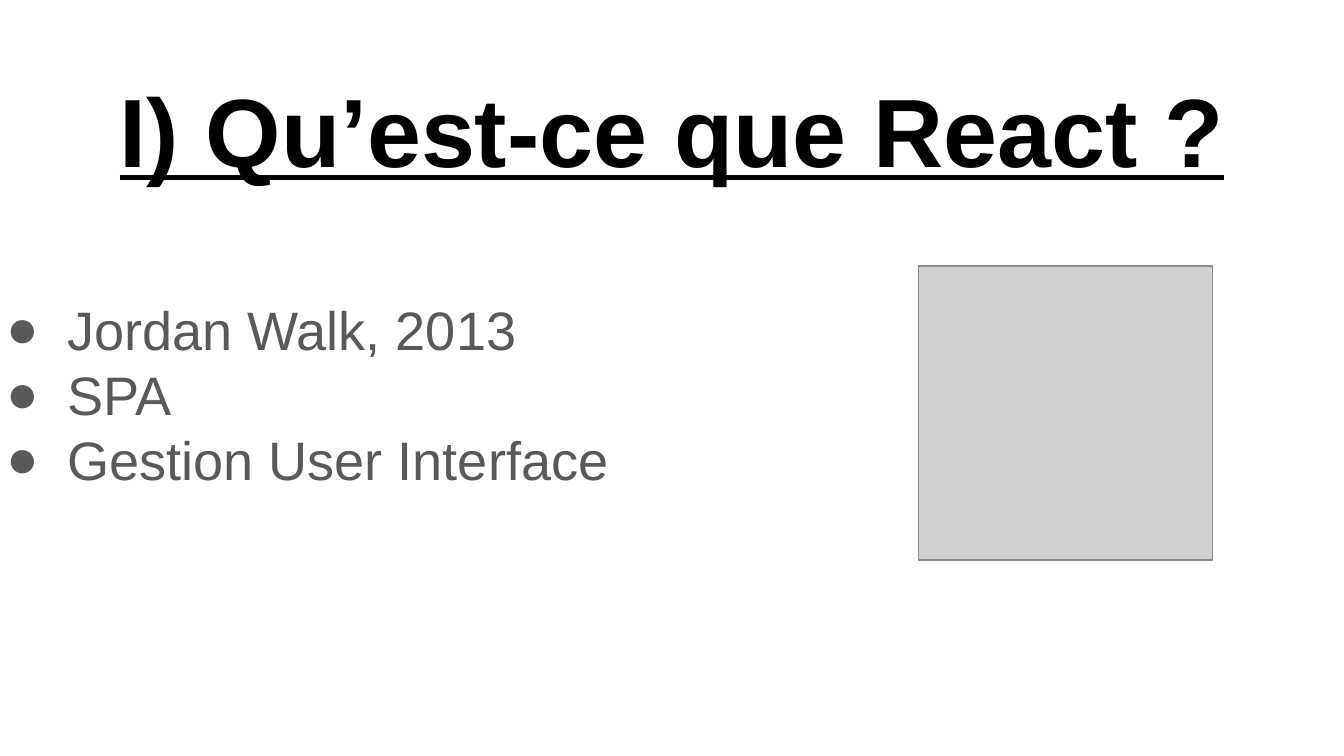
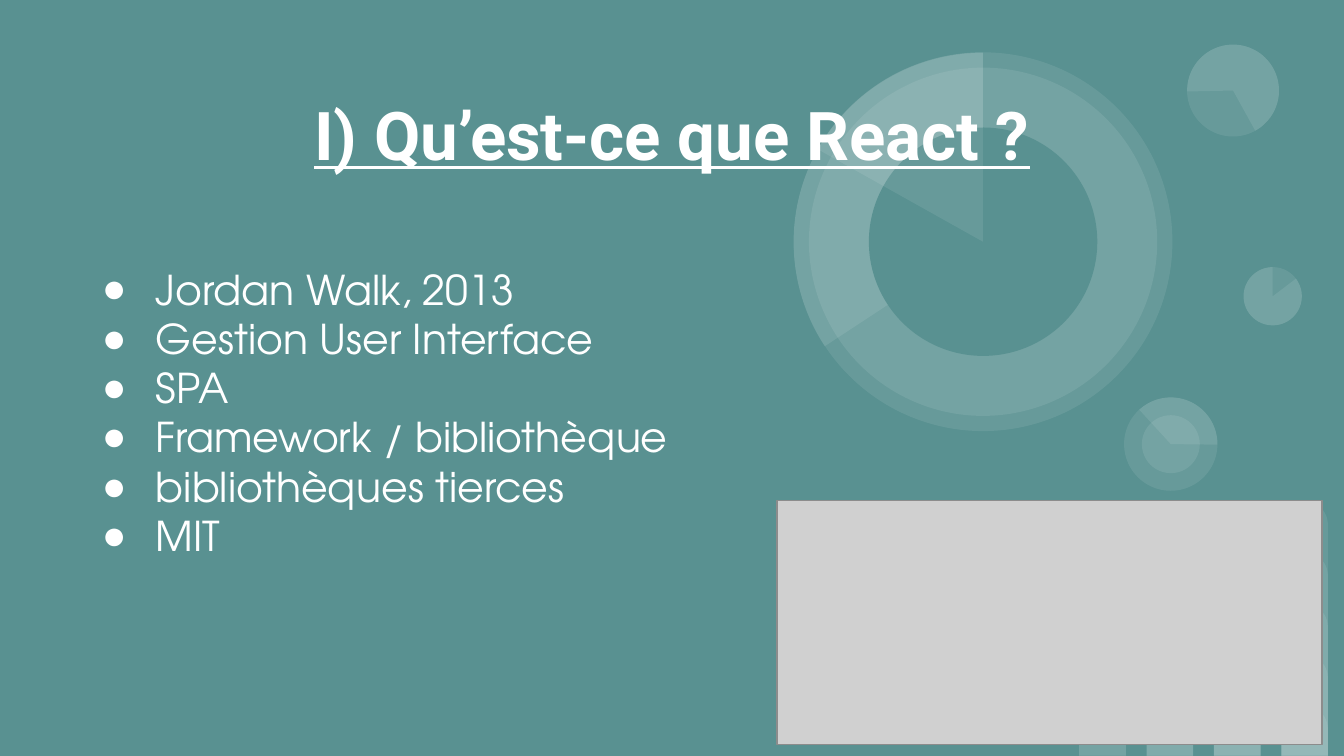
Before and after one commit to FXpel/IFI_React, a slide deck: slide 3 of cours/IFI_React.pptx. Drawn at 1344x756 pixels with LibreOffice and Linux fonts; fonts in the diff are those of the drawing; grey boxes stand for pictures. Boxes give left, top, right and bottom in pixels: in the first picture for what was removed or moved away, otherwise in the second. Text is boxed around its words. In the diff, an @@ line names an element or a change of style, - is before the commit and + after.

Commit message:
feat(cours react): derniere version du diapo

```diff
--- a/cours/IFI_React.pptx
+++ b/cours/IFI_React.pptx
@@ background #FFFFFF to #599191 @@
@@ group added at (741,0,1301,491): 7 ellipses, 5 pie slice (boxed as its full ellipse)s @@
@@ title "I) Qu’est-ce que React ?" at (314,98,979,175): size 52 to 36 pt, font Arial to Roboto, text colour #000000 to #FFFFFF; vertical alignment bottom to middle @@
@@ subtitle "Jordan Walk, 2013": place and size @@
-subtitle "Jordan Walk, 2013" at (67,311,609,481)
+subtitle "Jordan Walk, 2013" at (156,274,667,551)
@@ picture removed at (918,266,1212,560) @@
@@ subtitle at (156,274,514,422): size 29 to 22 pt, font Arial to TeX Gyre Adventor, text colour #595959 to #FFFFFF in "Jordan Walk, 2013", "SPA"; indent changed; bullet colour #595959 to #FFFFFF @@
@@ subtitle at (156,323,594,373): paragraph added @@
+● Gestion User Interface
@@ subtitle at (156,421,667,551): text changed; size 29 to 22 pt; font Arial to TeX Gyre Adventor; text colour #595959 to #FFFFFF @@
-● Gestion User Interface
+● Framework / bibliothèque
+● bibliothèques tierces
+● MIT
@@ picture added at (777,501,1322,745) @@
@@ group added at (1079,501,1328,755): 14 round same rects @@
```
Also in this commit, not shown: 7 other slides changed, 7 slides added, 3 slides removed, 1 other file.
